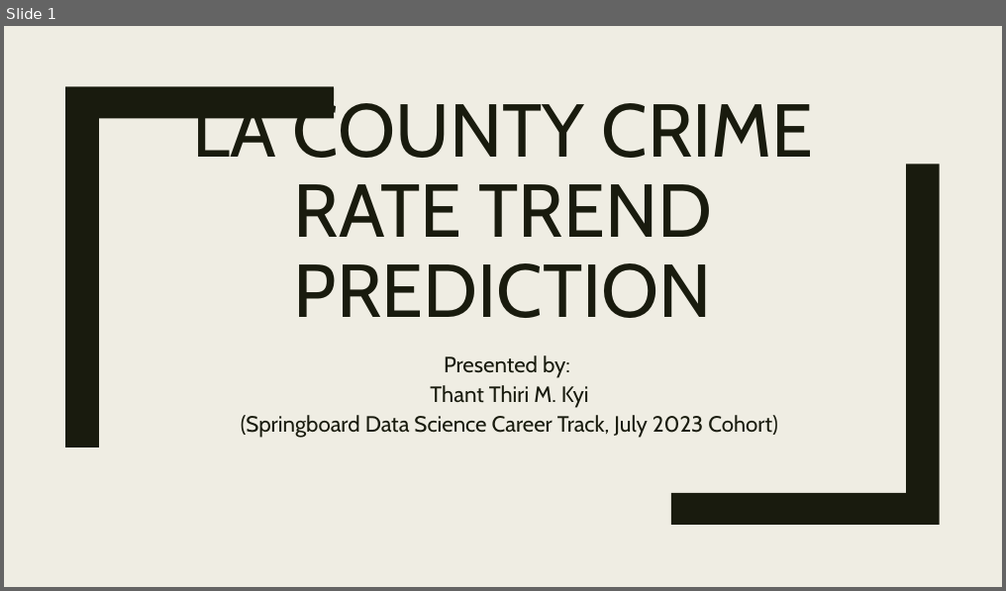
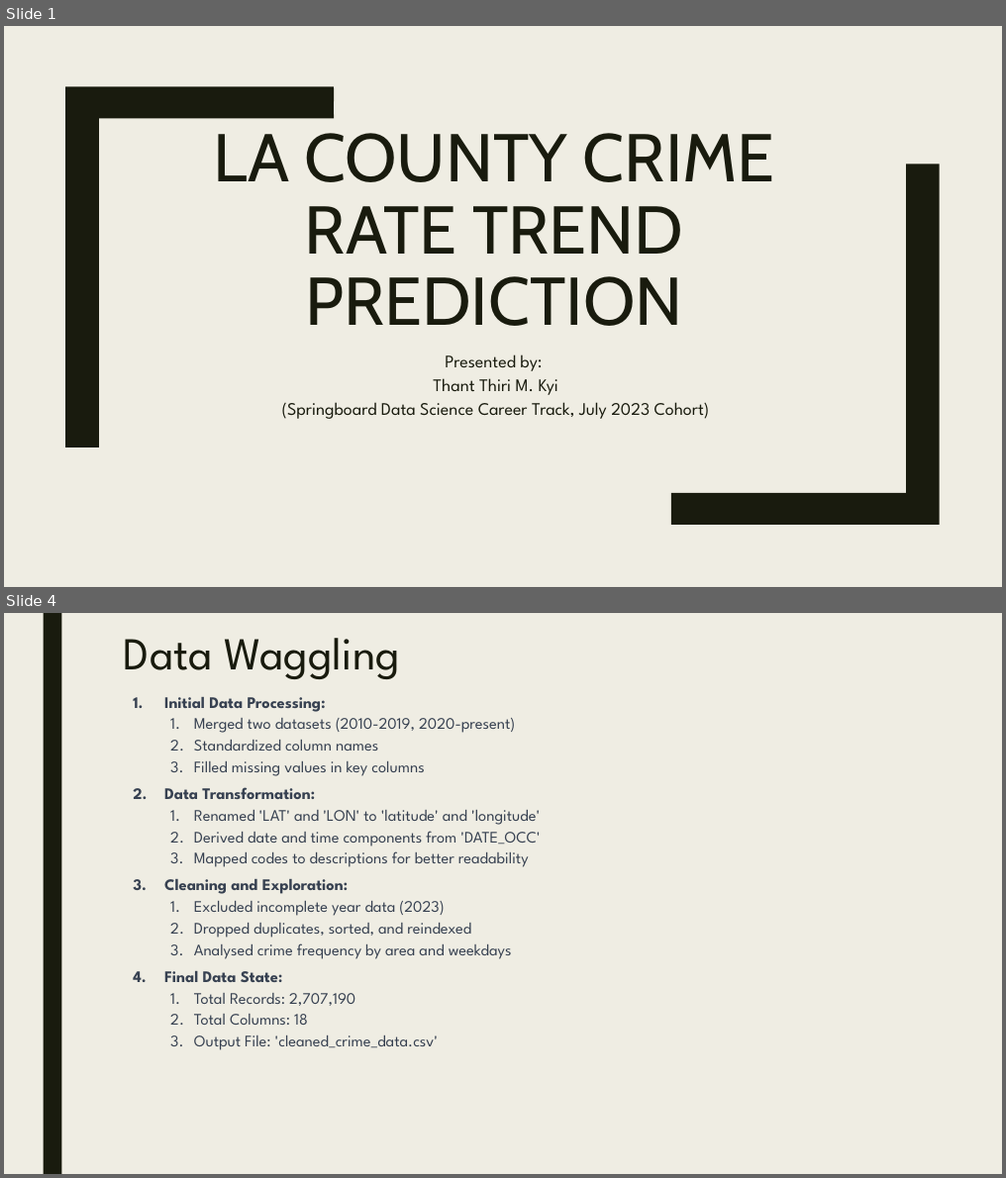
Before and after one commit to thikyi/DataScienceCapstoneTwo, a slide deck: reports/ProjectPresentation_v1.0.pptx. Shown one above the other, each under a label of ours: slide 1 before the commit, slides 1 and 4 after it; the slides between them are not shown. The pictures are 1006x591 and 1006x1178 pixels, drawn with LibreOffice and Linux fonts; fonts in the diff are those of the drawing. Boxes give left, top, right and bottom in pixels: in the first picture for what was removed or moved away, otherwise in the second. Text is boxed around its words. In the diff, an @@ line names an element or a change of style, - is before the commit and + after.

```diff
--- a/reports/ProjectPresentation_v1.0.pptx
+++ b/reports/ProjectPresentation_v1.0.pptx
@@ slide 4 added at <box>4,613,1002,1174</box>, background #EFEDE3 @@
@@ rectangle added at <box>43,613,61,1174</box>, fill #191B0E @@
@@ title added at <box>124,638,400,679</box>, 44 pt, text #191B0E @@
+Data Waggling
@@ text added at <box>164,697,540,1051</box>, 15.5 pt, text #374151 @@
+1. Initial Data Processing:
+  1. Merged two datasets (2010-2019, 2020-present)
+  2. Standardized column names
+  3. Filled missing values in key columns
+2. Data Transformation:
+  1. Renamed 'LAT' and 'LON' to 'latitude' and 'longitude'
+  2. Derived date and time components from 'DATE_OCC'
+  3. Mapped codes to descriptions for better readability
+3. Cleaning and Exploration:
+  1. Excluded incomplete year data (2023)
+  2. Dropped duplicates, sorted, and reindexed
+  3. Analysed crime frequency by area and weekdays
+4. Final Data State:
+  1. Total Records: 2,707,190
+  2. Total Columns: 18
+  3. Output File: 'cleaned_crime_data.csv'
@@ slide 1 changed as well @@
@@ title "LA COUNTY CRIME RATE TREND ...": place and size @@
-title "LA COUNTY CRIME RATE TREND ..." at <box>192,94,814,318</box>
+title "LA COUNTY CRIME RATE TREND ..." at <box>214,133,774,326</box>
@@ title "LA COUNTY CRIME RATE TREND ..." at <box>214,133,774,326</box>: size 72 to 65 pt @@
@@ subtitle "Presented by:": place and size @@
-subtitle "Presented by:" at <box>241,356,778,438</box>
+subtitle "Presented by:" at <box>282,355,710,419</box>
@@ subtitle "Presented by:" at <box>282,355,710,419</box>: size 21.3 to 17 pt, font Cabin to League Spartan @@
```
Also in this commit, not shown: 14 other slides added, 11 slides removed, 2 other files.
